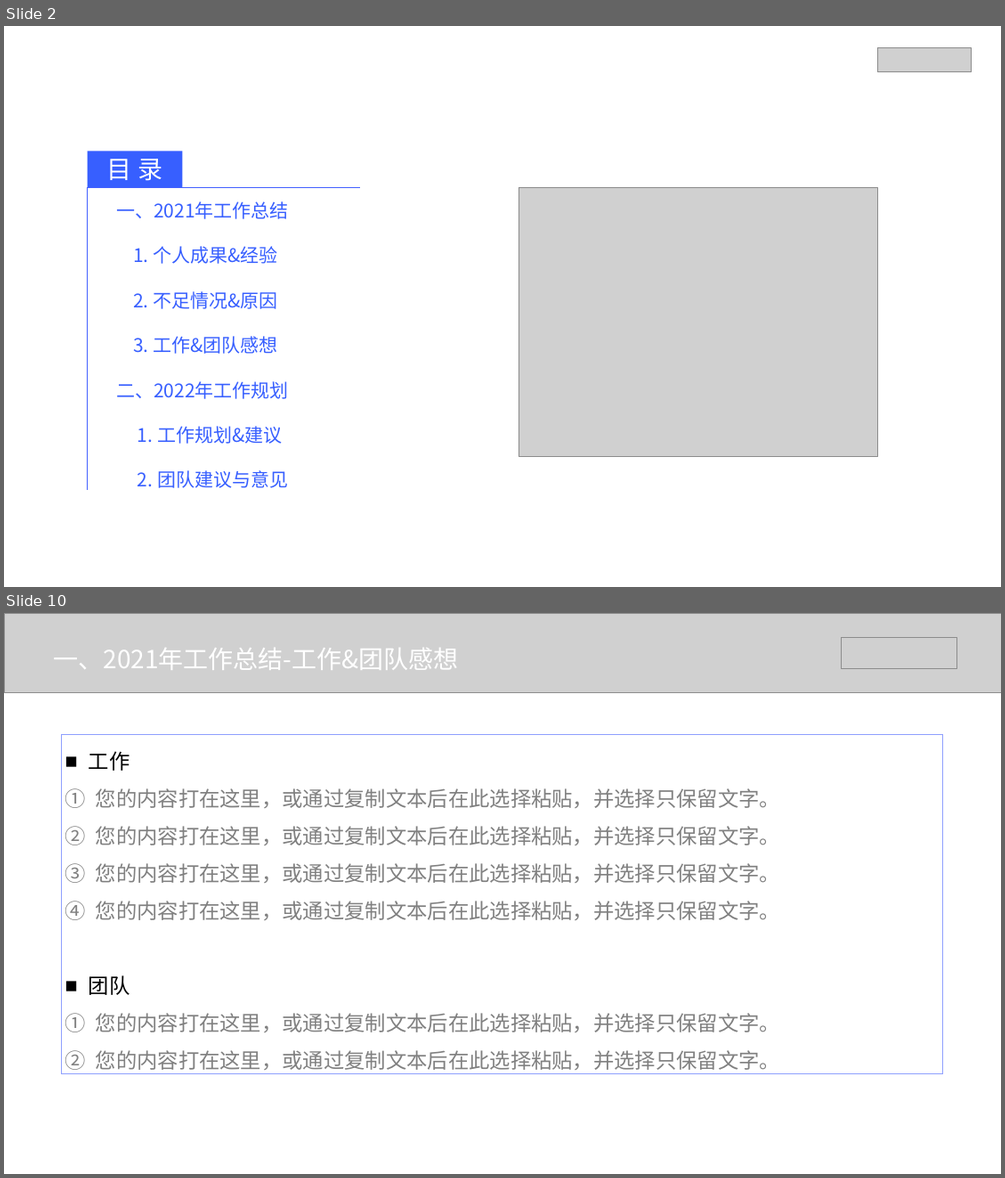
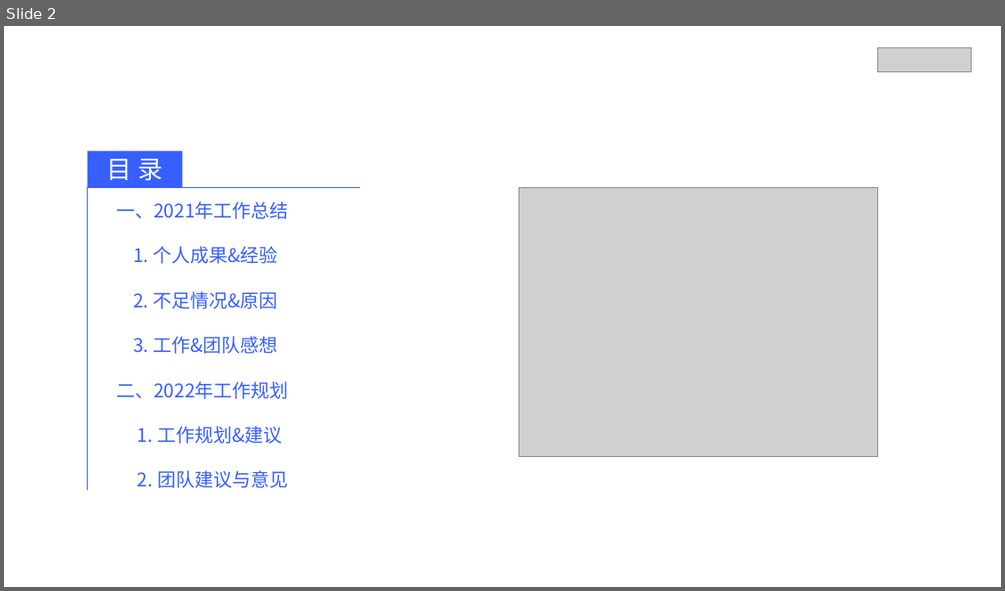
Before and after one commit to lvll-lll/get-get-climbing, a slide deck: doc/v/2021述职/互联网基础平台一部 2021年述职.pptx. Shown one above the other, each under a label of ours: slides 2 and 10 before the commit, slide 2 after it; the slides between them are not shown. The pictures are 1005x1178 and 1005x591 pixels, drawn with LibreOffice and Linux fonts; fonts in the diff are those of the drawing; grey boxes stand for pictures; background and template pictures are left out. Boxes give left, top, right and bottom in pixels: in the first picture for what was removed or moved away, otherwise in the second. Text is boxed around its words. In the diff, an @@ line names an element or a change of style, - is before the commit and + after.

```diff
--- a/doc/v/2021述职/互联网基础平台一部 2021年述职.pptx
+++ b/doc/v/2021述职/互联网基础平台一部 2021年述职.pptx
@@ slide 10 removed at [4, 613, 1001, 1174], background #FFFFFF @@
@@ picture removed at [4, 613, 1001, 692] @@
@@ picture removed at [841, 638, 957, 668] @@
@@ text removed at [54, 648, 459, 670] @@
-一、2021年工作总结-工作&团队感想
@@ rectangle removed at [62, 734, 942, 1073] @@
-■ 工作
-1. 您的内容打在这里，或通过复制文本后在此选择粘贴，并选择只保留文字。
-2. 您的内容打在这里，或通过复制文本后在此选择粘贴，并选择只保留文字。
-3. 您的内容打在这里，或通过复制文本后在此选择粘贴，并选择只保留文字。
-4. 您的内容打在这里，或通过复制文本后在此选择粘贴，并选择只保留文字。
-■ 团队
-1. 您的内容打在这里，或通过复制文本后在此选择粘贴，并选择只保留文字。
-2. 您的内容打在这里，或通过复制文本后在此选择粘贴，并选择只保留文字。
```
Also in this commit, not shown: 7 slides changed, 5 slides added, 2 other slides removed, 11 other files.
